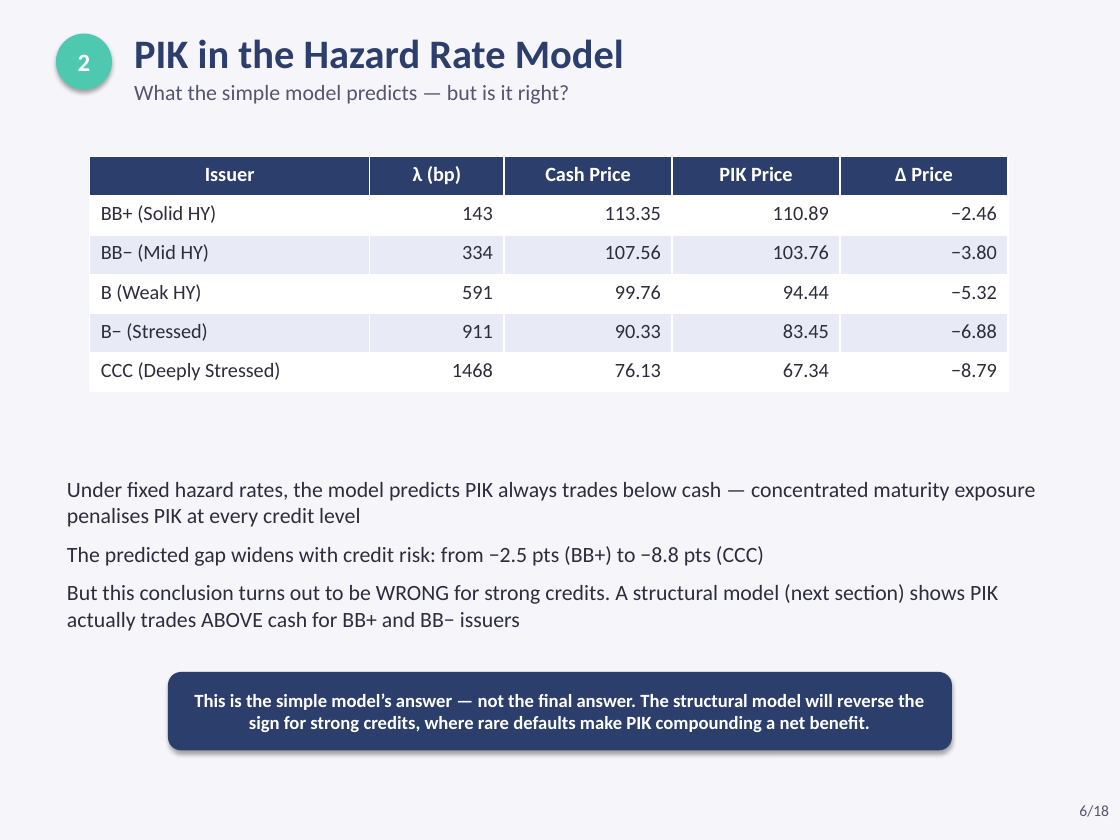
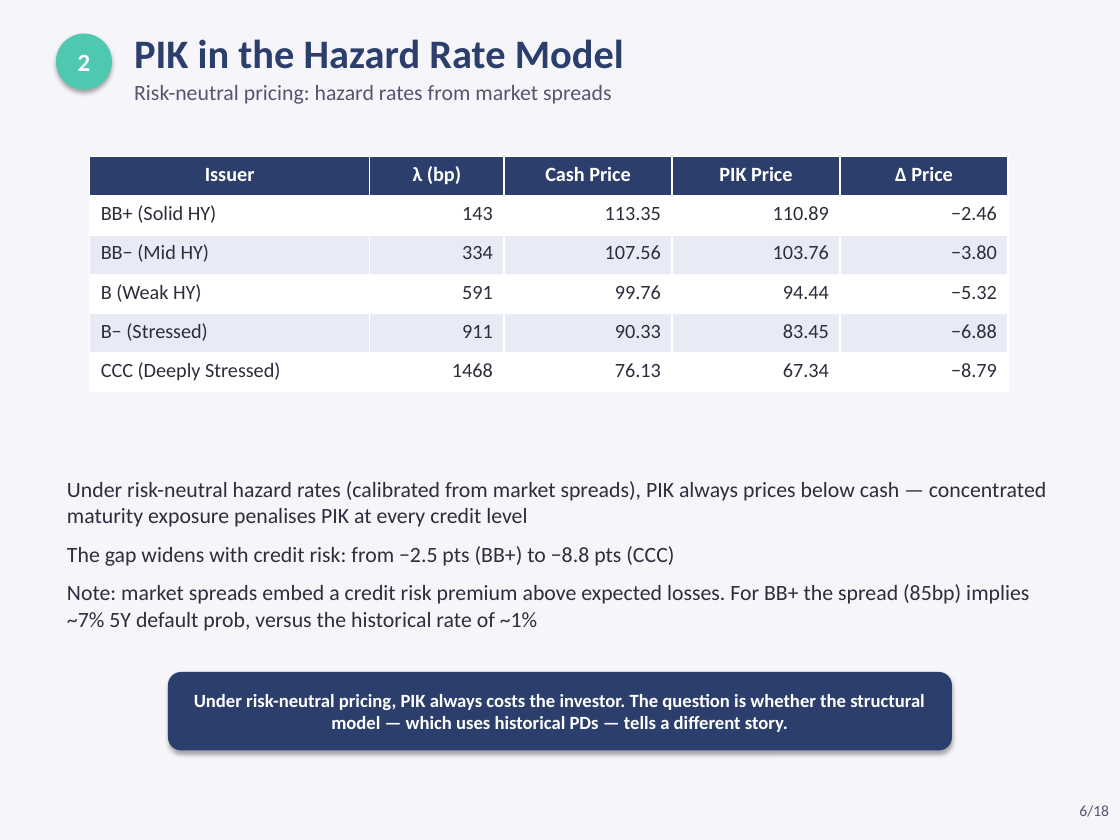
Before and after one commit to jeickmeier/rfin, a slide deck: slide 6 of finstack-py/examples/scripts/valuations/instruments/pik_coupon_pricing.pptx. Drawn at 1120x840 pixels with LibreOffice and Linux fonts; fonts in the diff are those of the drawing. Boxes give left, top, right and bottom in pixels: in the first picture for what was removed or moved away, otherwise in the second. Text is boxed around its words. In the diff, an @@ line names an element or a change of style, - is before the commit and + after.

```diff
--- a/finstack-py/examples/scripts/valuations/instruments/pik_coupon_pricing.pptx
+++ b/finstack-py/examples/scripts/valuations/instruments/pik_coupon_pricing.pptx
@@ text at box(134, 85, 612, 104): text changed @@
-What the simple model predicts — but is it right?
+Risk-neutral pricing: hazard rates from market spreads
@@ text at box(67, 481, 1046, 631): text changed @@
-Under fixed hazard rates, the model predicts PIK always trades below cash — concentrated maturity exposure penalises PIK at every credit level
-The predicted gap widens with credit risk: from −2.5 pts (BB+) to −8.8 pts (CCC)
-But this conclusion turns out to be WRONG for strong credits. A structural model (next section) shows PIK actually trades ABOVE cash for BB+ and BB− issuers
+Under risk-neutral hazard rates (calibrated from market spreads), PIK always prices below cash — concentrated maturity exposure penalises PIK at every credit level
+The gap widens with credit risk: from −2.5 pts (BB+) to −8.8 pts (CCC)
+Note: market spreads embed a credit risk premium above expected losses. For BB+ the spread (85bp) implies ~7% 5Y default prob, versus the historical rate of ~1%
@@ text in rounded rectangle at box(194, 694, 925, 732): text changed @@
-This is the simple model’s answer — not the final answer. The structural model will reverse the sign for strong credits, where rare defaults make PIK compounding a net benefit.
+Under risk-neutral pricing, PIK always costs the investor. The question is whether the structural model — which uses historical PDs — tells a different story.
```
Also in this commit, not shown: 7 other slides changed, 23 other files.
